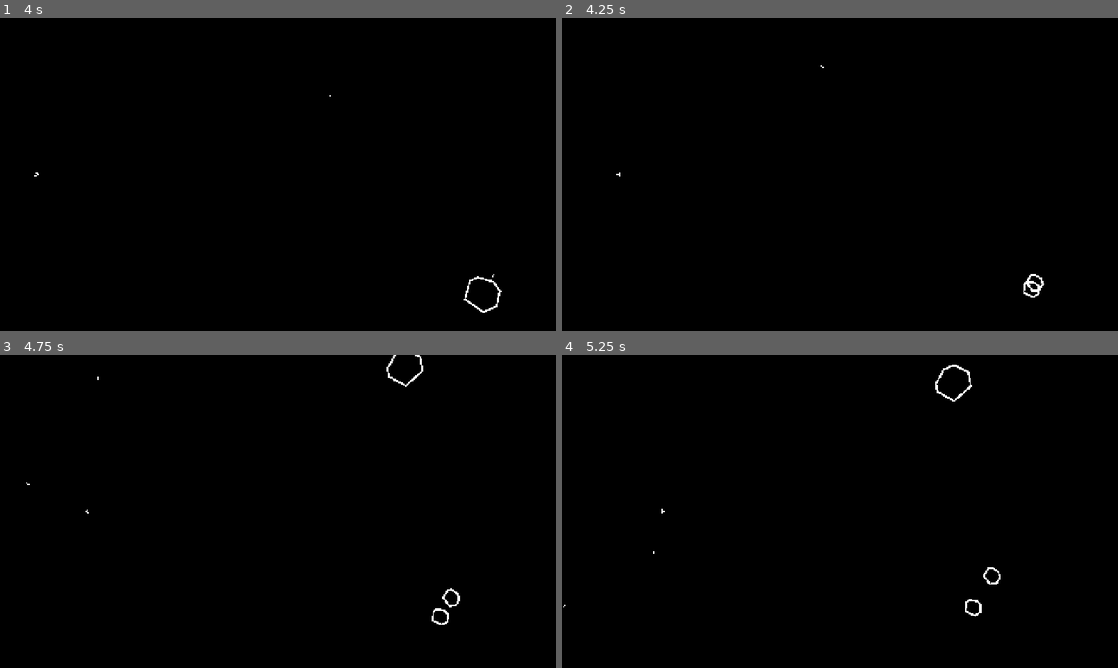
Above: before the commit, frames 1-4 (two rows, left to right).
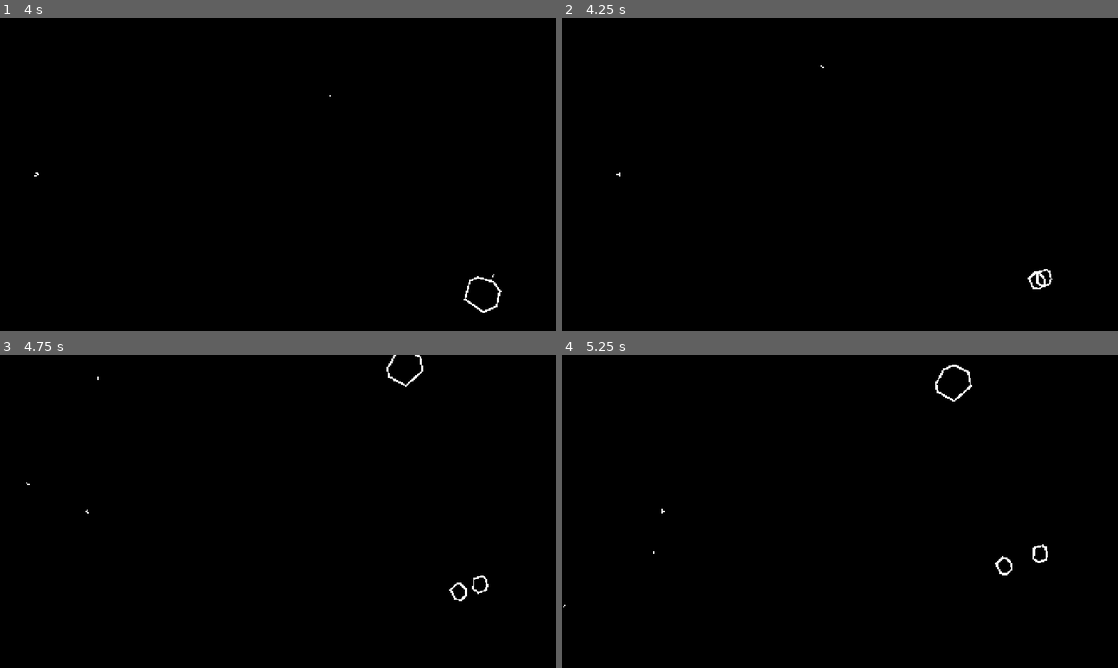
Above: after the commit, the same moments.

Repository: VI6IX/asteroidestroy
Game: Godot game, scene res://scenes/main_menu.tscn
Same seed, same stepped clock (60 frames per second), same inputs: the game is played once before the commit and once after it.
Inputs:
- Up to frame 1 (4 s): click "PLAY GAME" at 0.5 s; tap Enter at 1.25 s; hold Space (shoot) 1.28-2.03 s; hold W (thrust) 1.28-2.78 s; tap Space (shoot) at 2.1, 3.6 s; hold Space (shoot) 2.78-3.53 s; hold A (pan_Left) from 2.78 s (still down)
- Up to frame 2 (4.25 s): keep holding A (pan_Left)
- Up to frame 3 (4.75 s): keep holding A (pan_Left); hold Space (shoot) from 4.28 s (still down)
- Up to frame 4 (5.25 s): release A (pan_Left) at 5.03 s; release Space (shoot) at 5.03 s; hold D (pan_Right) from 5.03 s (still down); tap Space (shoot) at 5.1 s

Frame 1 is identical in both runs. In frame 2, 0.2% of the frame differs, in the area x 83-89%, y 80-90%; in frame 3, 0.2%; in frame 4, 0.2%, in the area x 72-88%, y 60-84%.

Commit message:
refactor: add incremental rotation offset to instantiated asteroids

Diff:
--- a/scripts/asteroids/asteroid_spawner.gd
+++ b/scripts/asteroids/asteroid_spawner.gd
@@ -22,6 +22,7 @@
 func _on_asteroid_destroyed(asteroid): # called on asteroid's component damage health_depleted signal
 	# the asteroid parameter is the health_depleted's argument (the component's parent)
 	var queued_asteroid = null
+	var incremented_rotation = asteroid.rotation
 
 	if asteroid.size == asteroid.ASTEROID_SIZE.LARGE:
 		queued_asteroid = MEDIUM_ASTEROID
@@ -37,10 +38,12 @@
 		despawn(asteroid)
 		return
 
+
 	for i in 2:
 		var queued_instance = queued_asteroid.instantiate()
+		incremented_rotation += 0.5
+		queued_instance.rotation = incremented_rotation;
 		queued_instance.position = asteroid.position
-		queued_instance.rotation = asteroid.rotation + randf_range(-0.6, 0.6)
 		call_deferred("add_child", queued_instance);
 		GLOBAL_VARIABLES.asteroid_count += 1
 
